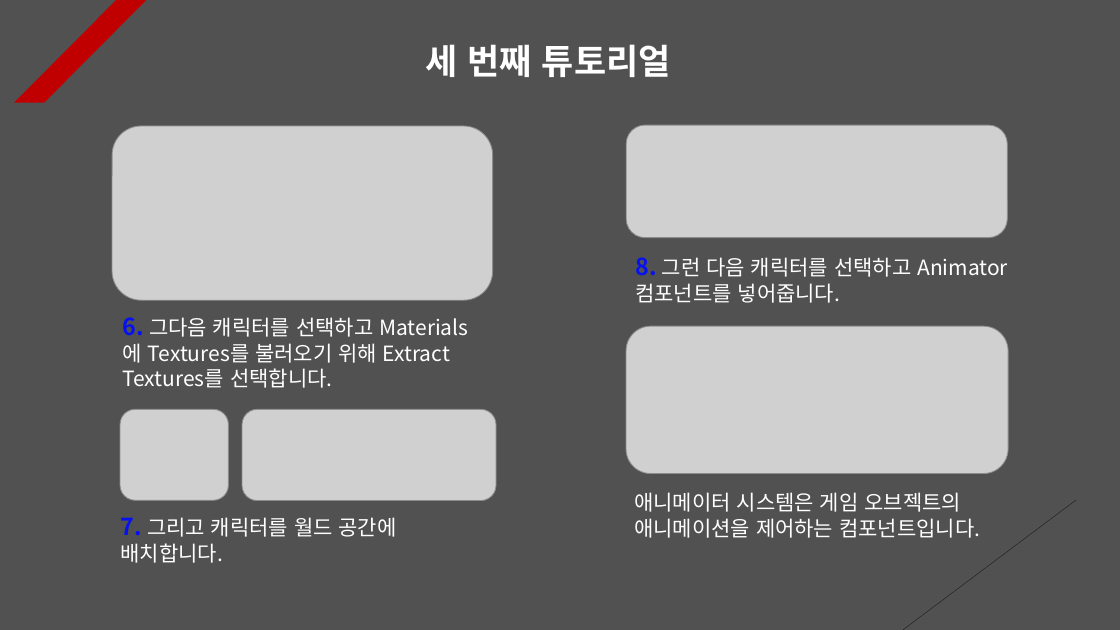
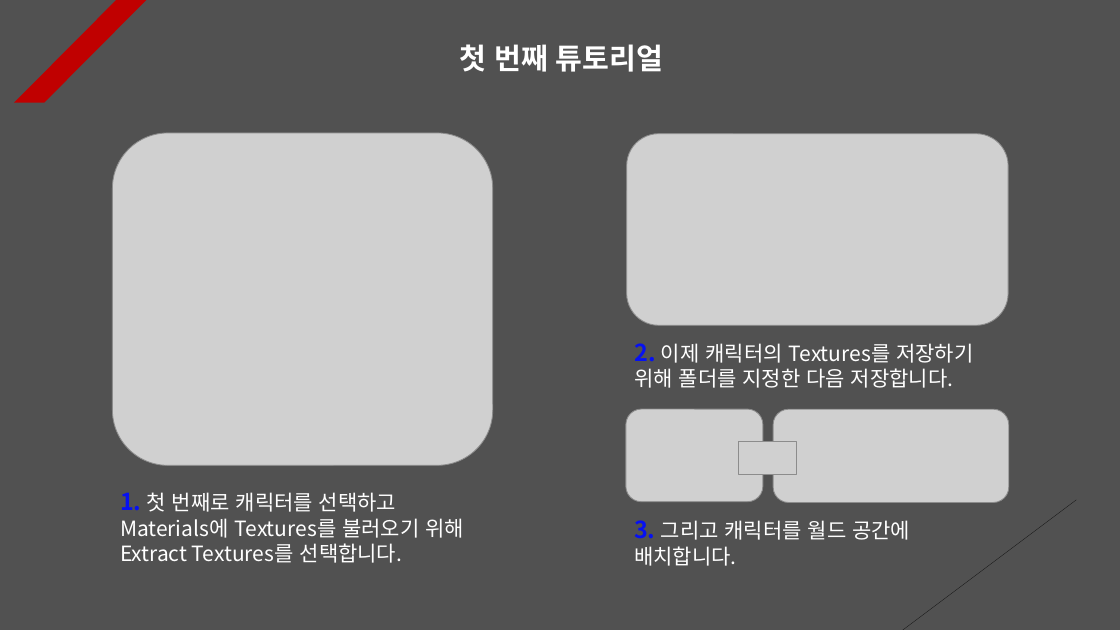
Before and after one commit to Unity2033/3D-UnityEngine, a slide deck: slide 1 of Assets/Animator Controller/PPT Data/Animator Controller Example.pptx (slide 3 before the commit). Drawn at 1120x630 pixels with LibreOffice and Linux fonts; fonts in the diff are those of the drawing; grey boxes stand for pictures. Boxes give left, top, right and bottom in pixels: in the first picture for what was removed or moved away, otherwise in the second. Text is boxed around its words. In the diff, an @@ line names an element or a change of style, - is before the commit and + after.

```diff
--- a/Assets/Animator Controller/PPT Data/Animator Controller Example.pptx
+++ b/Assets/Animator Controller/PPT Data/Animator Controller Example.pptx
@@ text at bbox=[459, 44, 663, 72]: text changed; size 30 to 25 pt @@
-세 번째 튜토리얼
+첫 번째 튜토리얼
@@ picture: place and size @@
-picture at bbox=[112, 126, 492, 300]
+picture at bbox=[113, 133, 493, 465]
@@ picture: place and size @@
-picture at bbox=[626, 125, 1007, 238]
+picture at bbox=[627, 134, 1008, 325]
@@ text removed at bbox=[635, 257, 1008, 303] @@
-8. 그런 다음 캐릭터를 선택하고 Animator 컴포넌트를 넣어줍니다.
@@ picture removed at bbox=[626, 326, 1008, 473] @@
@@ text at bbox=[634, 343, 973, 388]: text changed @@
-애니메이터 시스템은 게임 오브젝트의 애니메이션을 제어하는 컴포넌트입니다.
+2. 이제 캐릭터의 Textures를 저장하기 위해 폴더를 지정한 다음 저장합니다.
@@ picture removed at bbox=[120, 409, 229, 500] @@
@@ picture removed at bbox=[242, 409, 496, 501] @@
@@ picture added at bbox=[626, 409, 763, 502] @@
@@ picture added at bbox=[773, 409, 1009, 502] @@
@@ picture added at bbox=[739, 442, 796, 475] @@
@@ text at bbox=[120, 492, 464, 563]: text changed @@
-6. 그다음 캐릭터를 선택하고 Materials에 Textures를 불러오기 위해 Extract Textures를 선택합니다.
+1. 첫 번째로 캐릭터를 선택하고 Materials에 Textures를 불러오기 위해 Extract Textures를 선택합니다.
@@ text at bbox=[634, 520, 910, 566]: text changed @@
-7. 그리고 캐릭터를 월드 공간에 배치합니다.
+3. 그리고 캐릭터를 월드 공간에 배치합니다.
```
Also in this commit, not shown: 2 other slides changed, 1 slide added, 6 slides removed, 27 other files.
